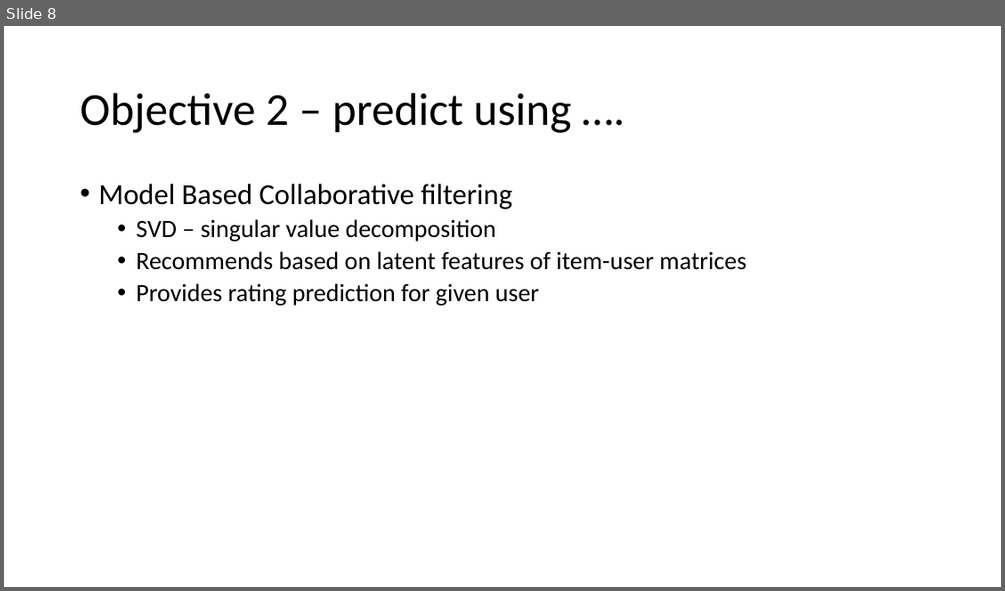
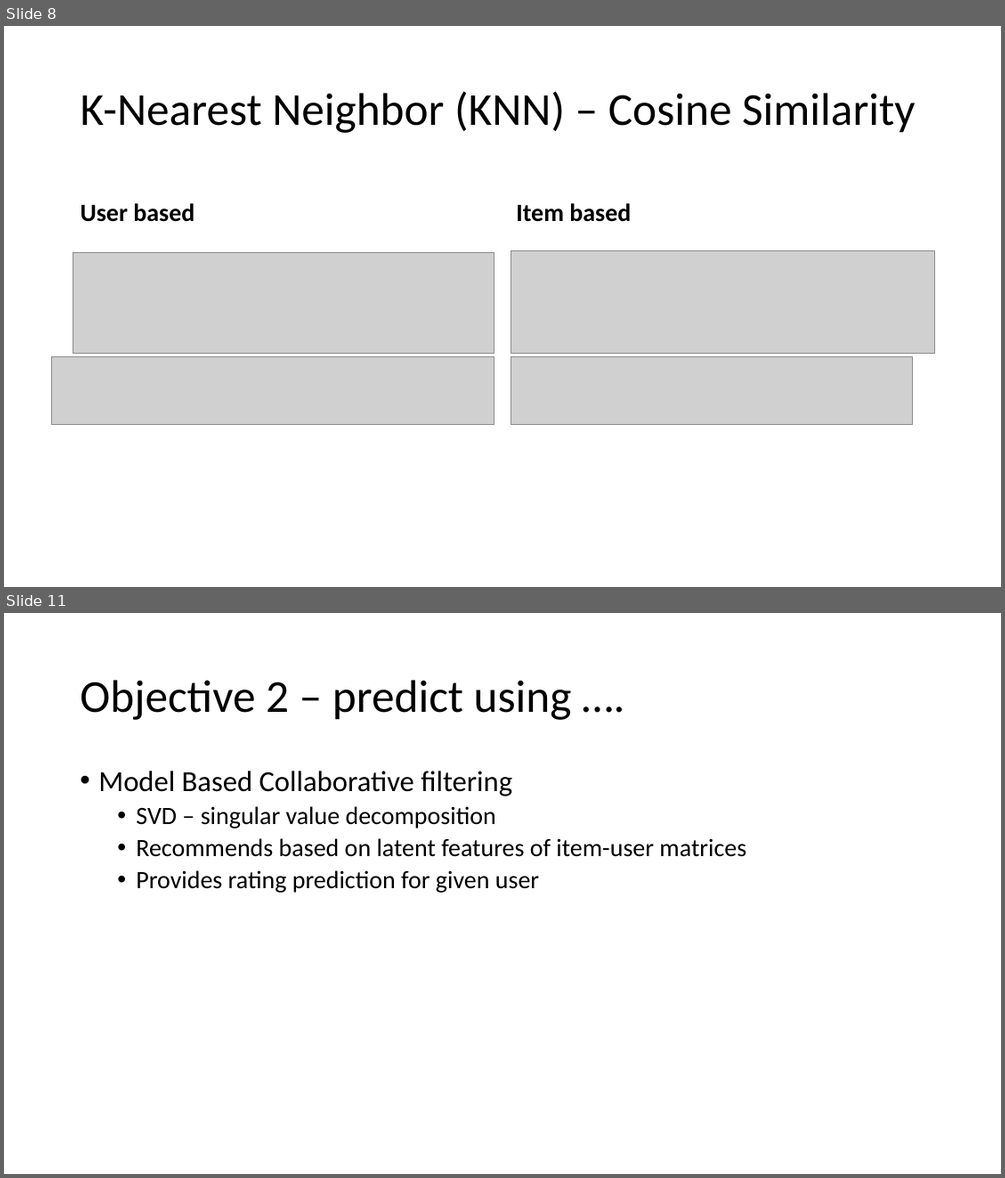
Before and after one commit to deejayrusso/Movie-Recommendation-System, a slide deck: Data Mining Project.pptx. Shown one above the other, each under a label of ours: slide 8 before the commit, slides 8 and 11 after it; the slides between them are not shown. The pictures are 1005x591 and 1005x1178 pixels, drawn with LibreOffice and Linux fonts; fonts in the diff are those of the drawing; grey boxes stand for pictures. Boxes give left, top, right and bottom in pixels: in the first picture for what was removed or moved away, otherwise in the second. Text is boxed around its words. In the diff, an @@ line names an element or a change of style, - is before the commit and + after.

```diff
--- a/Data Mining Project.pptx
+++ b/Data Mining Project.pptx
@@ slide 8 added at [4,26,1001,587], background #FFFFFF @@
@@ title added at [81,91,914,133], 44 pt, text #000000 @@
+K-Nearest Neighbor (KNN) – Cosine Similarity
@@ text added at [81,203,194,222], 24 pt, text #000000, bold @@
+User based
@@ text added at [516,203,631,222], 24 pt, text #000000, bold @@
+Item based
@@ picture added at [73,253,494,354] @@
@@ picture added at [510,251,934,354] @@
@@ picture added at [52,356,494,425] @@
@@ picture added at [510,356,912,425] @@
@@ what was slide 8 is now slide 11 @@
```
Also in this commit, not shown: 4 slides changed, 7 other slides added, 2 slides removed, 1 other file.
